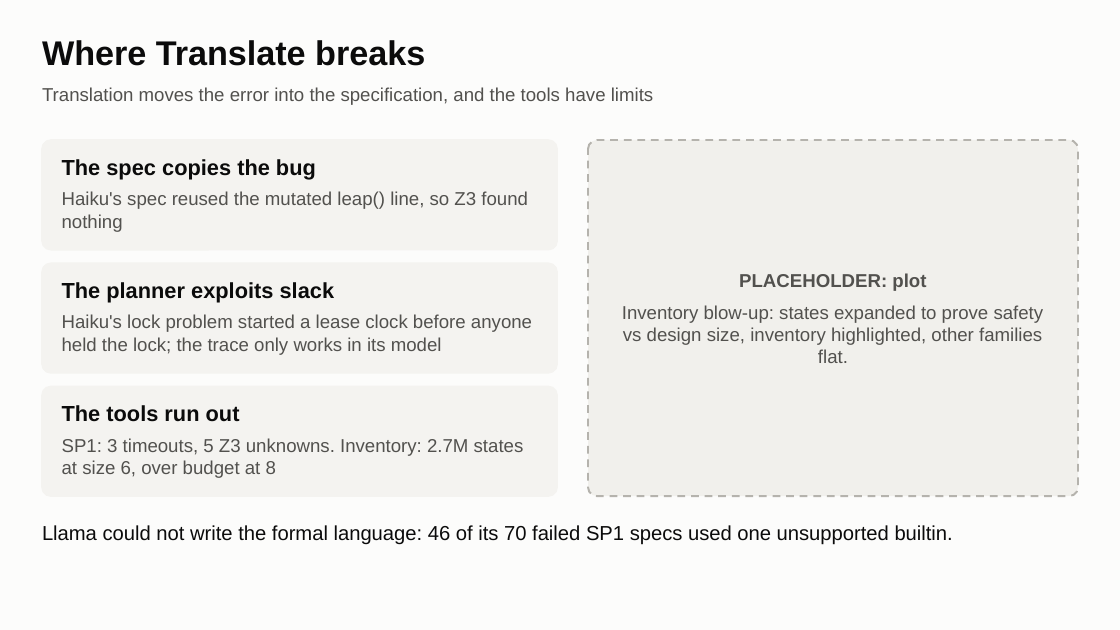
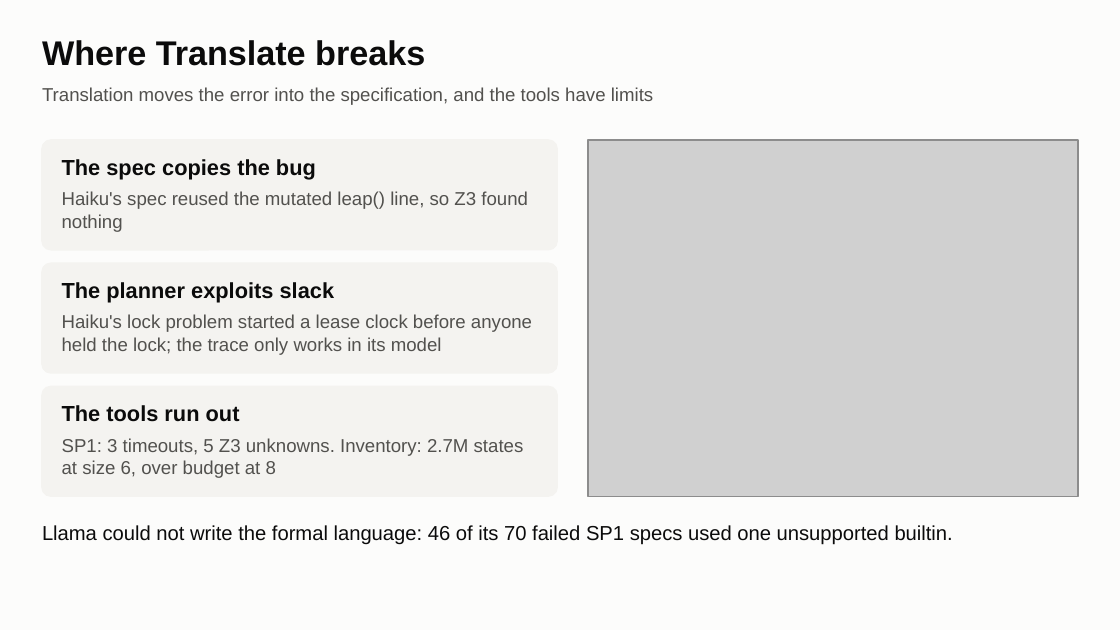
Before and after one commit to yxshrk/System-Failure-Detector, a slide deck: slide 11 of results/figures/slides/premortem_slides.pptx. Drawn at 1120x630 pixels with LibreOffice and Linux fonts; fonts in the diff are those of the drawing; grey boxes stand for pictures. Boxes give left, top, right and bottom in pixels: in the first picture for what was removed or moved away, otherwise in the second. Text is boxed around its words. In the diff, an @@ line names an element or a change of style, - is before the commit and + after.

```diff
--- a/results/figures/slides/premortem_slides.pptx
+++ b/results/figures/slides/premortem_slides.pptx
@@ rounded rectangle removed at (x1=588, y1=140, x2=1079, y2=496) @@
@@ picture added at (x1=588, y1=140, x2=1079, y2=496) @@
@@ text removed at (x1=622, y1=273, x2=1044, y2=363) @@
-PLACEHOLDER: plot
-Inventory blow-up: states expanded to prove safety vs design size, inventory highlighted, other families flat.
```
Also in this commit, not shown: 4 other slides changed, 10 other files.
